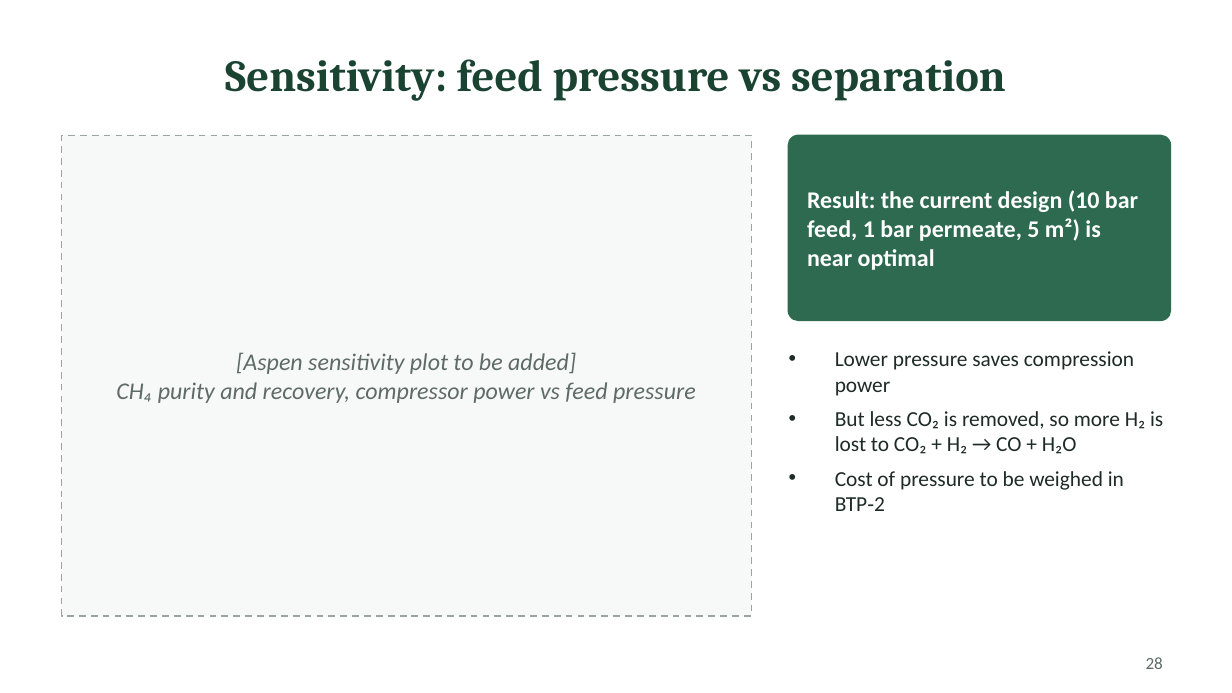
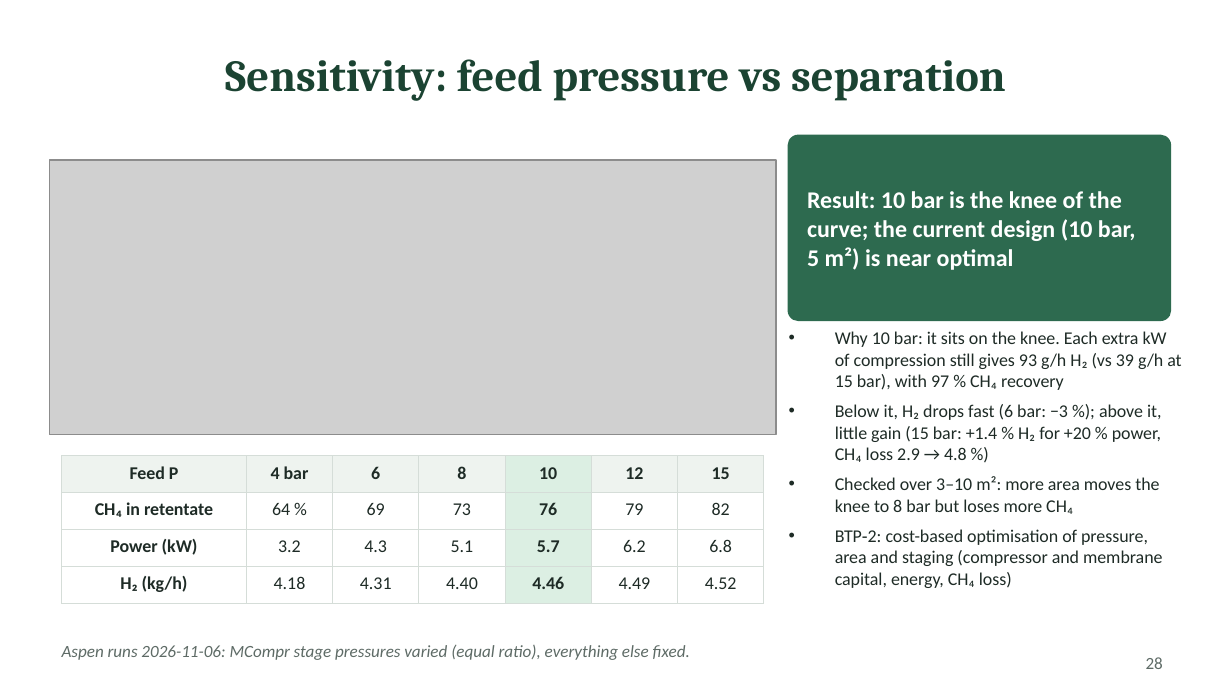
Before and after one commit to Arghadeep78/btp-mem-sep, a slide deck: slide 28 of report/BTP1_presentation.pptx. Drawn at 1232x693 pixels with LibreOffice and Linux fonts; fonts in the diff are those of the drawing; grey boxes stand for pictures. Boxes give left, top, right and bottom in pixels: in the first picture for what was removed or moved away, otherwise in the second. Text is boxed around its words. In the diff, an @@ line names an element or a change of style, - is before the commit and + after.

```diff
--- a/report/BTP1_presentation.pptx
+++ b/report/BTP1_presentation.pptx
@@ rectangle removed at (x1=62, y1=136, x2=752, y2=616) @@
@@ picture added at (x1=49, y1=160, x2=776, y2=435) @@
@@ text at (x1=807, y1=191, x2=1136, y2=270): text changed @@
-Result: the current design (10 bar feed, 1 bar permeate, 5 m²) is near optimal
+Result: 10 bar is the knee of the curve; the current design (10 bar, 5 m²) is near optimal
@@ text removed at (x1=116, y1=352, x2=696, y2=403) @@
-[Aspen sensitivity plot to be added]
-CH₄ purity and recovery, compressor power vs feed pressure
@@ text removed at (x1=835, y1=351, x2=1163, y2=511) @@
-• Lower pressure saves compression power
-• But less CO₂ is removed, so more H₂ is lost to CO₂ + H₂ → CO + H₂O
-• Cost of pressure to be weighed in BTP‑2
@@ text added at (x1=835, y1=331, x2=1181, y2=588), 10.5 pt, text #1E2B26 @@
+• Why 10 bar: it sits on the knee. Each extra kW of compression still gives 93 g/h H₂ (vs 39 g/h at 15 bar), with 97 % CH₄ recovery
+• Below it, H₂ drops fast (6 bar: −3 %); above it, little gain (15 bar: +1.4 % H₂ for +20 % power, CH₄ loss 2.9 → 4.8 %)
+• Checked over 3–10 m²: more area moves the knee to 8 bar but loses more CH₄
+• BTP‑2: cost-based optimisation of pressure, area and staging (compressor and membrane capital, energy, CH₄ loss)
@@ table added at (x1=62, y1=456, x2=764, y2=596), 4 rows, 7 columns @@
+Feed P | 4 bar | 6 | 8 | 10 | 12 | 15
+CH₄ in retentate | 64 % | 69 | 73 | 76 | 79 | 82
+Power (kW) | 3.2 | 4.3 | 5.1 | 5.7 | 6.2 | 6.8
+H₂ (kg/h) | 4.18 | 4.31 | 4.40 | 4.46 | 4.49 | 4.52
@@ text added at (x1=62, y1=645, x2=690, y2=660), 10 pt, text #5E6B66, italic @@
+Aspen runs 2026-11-06: MCompr stage pressures varied (equal ratio), everything else fixed.
```
Also in this commit, not shown: 13 other files.
